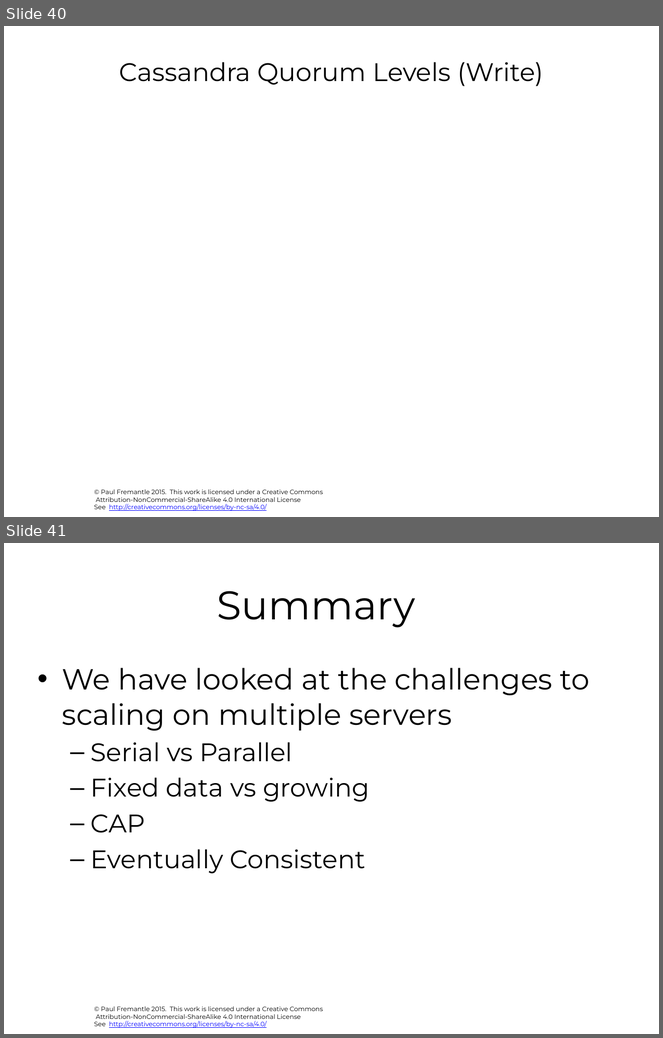
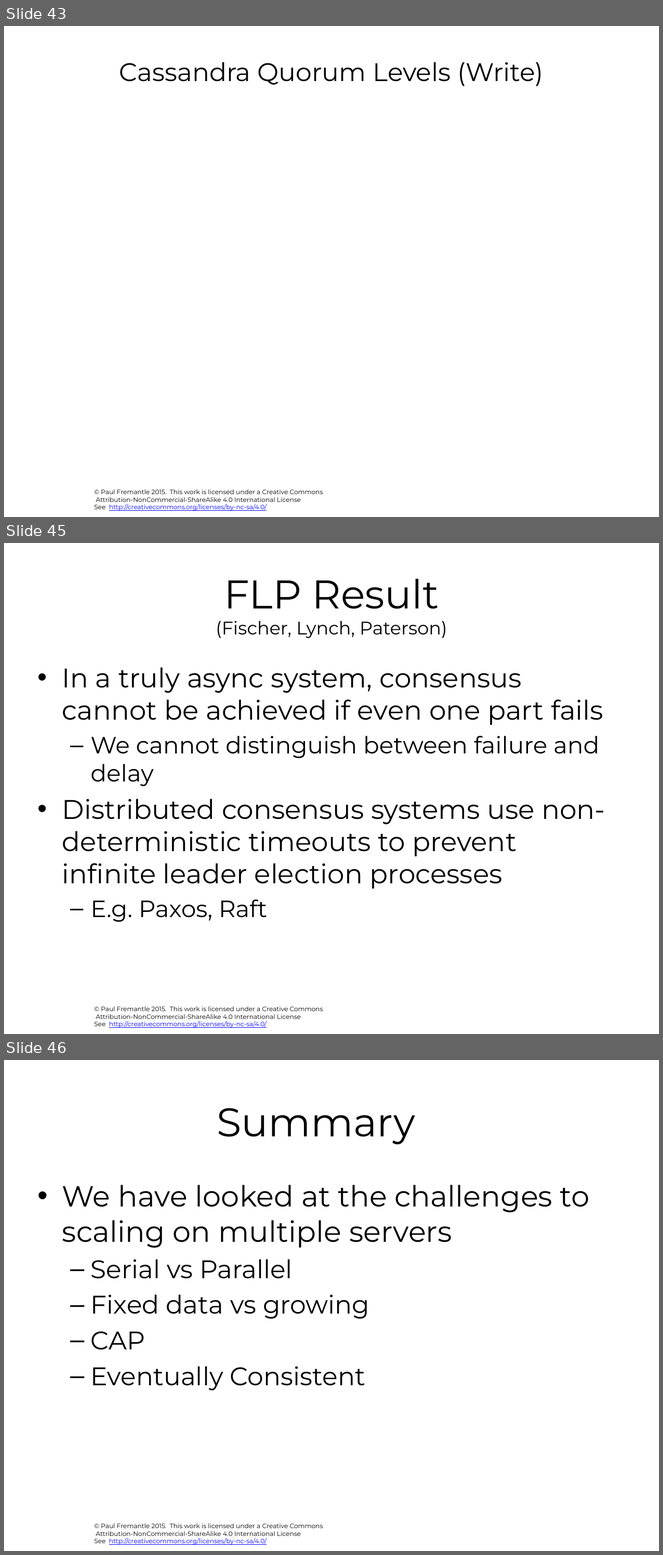
Before and after one commit to pzfreo/ox-clo, a slide deck: pres-source/03-cloud-computing-background.pptx. Shown one above the other, each under a label of ours: slides 40 and 41 before the commit, slides 43, 45 and 46 after it; the slides between them are not shown. The pictures are 663x1038 and 663x1555 pixels, drawn with LibreOffice and Linux fonts; fonts in the diff are those of the drawing; background and template pictures are left out. Boxes give left, top, right and bottom in pixels: in the first picture for what was removed or moved away, otherwise in the second. Text is boxed around its words. In the diff, an @@ line names an element or a change of style, - is before the commit and + after.

```diff
--- a/pres-source/03-cloud-computing-background.pptx
+++ b/pres-source/03-cloud-computing-background.pptx
@@ slide 45 added at box(4, 543, 659, 1034), background #FFFFFF; not listed: 1 template element that a slide beside it also shows @@
@@ title added at box(216, 579, 447, 638), 20 pt, text #000000 @@
+FLP Result
+(Fischer, Lynch, Paterson)
@@ text added at box(62, 667, 605, 922), 29.6 pt, text #000000 @@
+• In a truly async system, consensus cannot be achieved if even one part fails
+  – We cannot distinguish between failure and delay
+• Distributed consensus systems use non-deterministic timeouts to prevent infinite leader election processes
+  – E.g. Paxos, Raft
@@ what was slide 40 is now slide 43 @@
@@ what was slide 41 is now slide 46 @@
```
Also in this commit, not shown: 2 slides changed, 4 other slides added, 4 other files.
